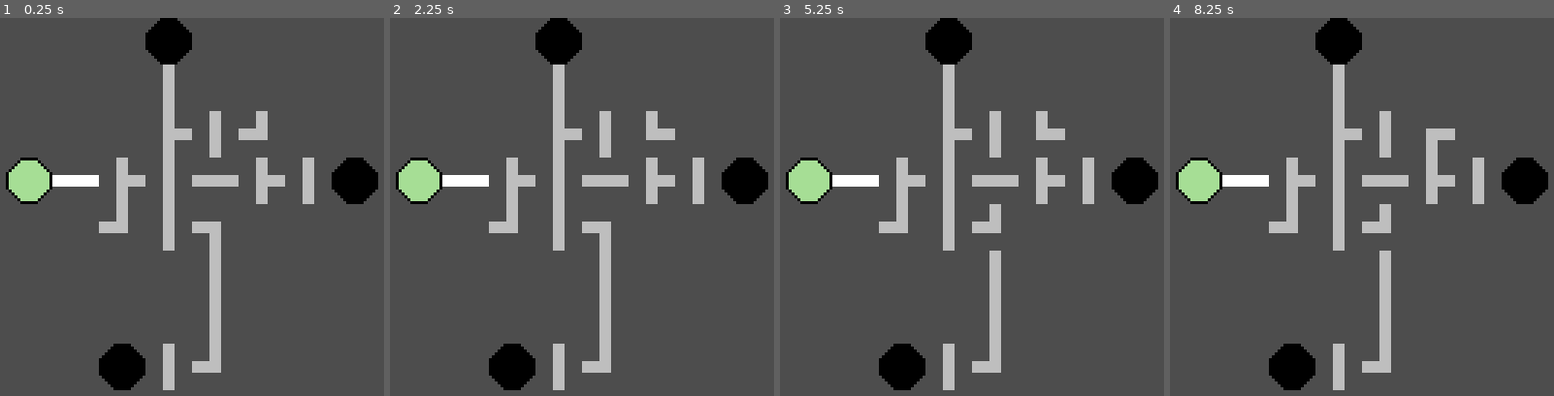
Above: before the commit, frames 1-4 (left to right).
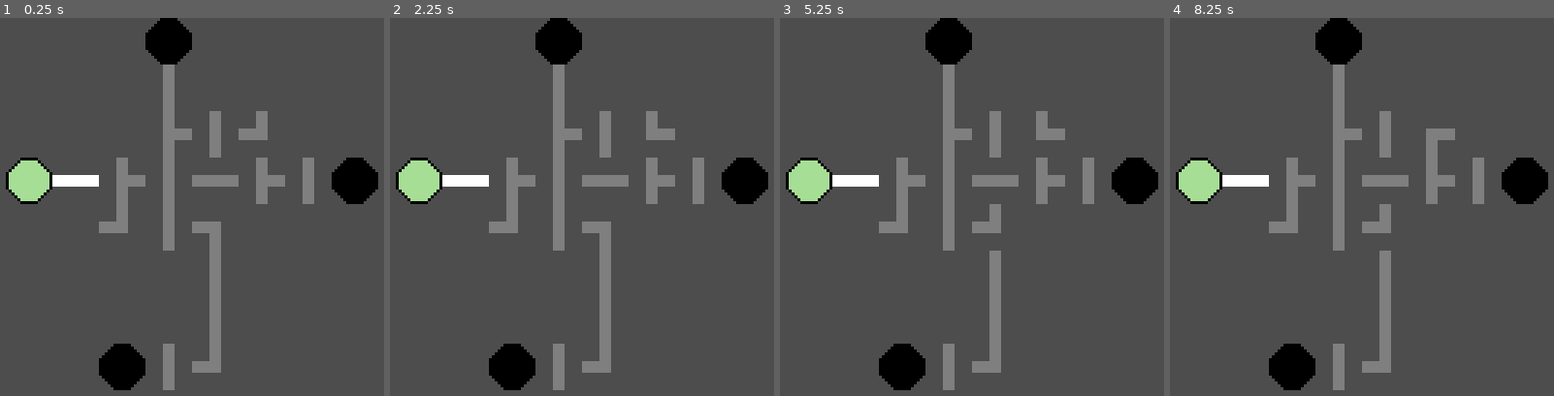
Above: after the commit, the same moments.

Repository: OverloadedOrama/Obsidian
Game: Godot game, scene res://src/network.tscn
Same seed, same stepped clock (60 frames per second), same inputs: the game is played once before the commit and once after it.
Inputs (mouse positions are in pixels of both pictures, inside the frame that each line leads up to):
- Up to frame 1 (0.25 s): no input
- Up to frame 2 (2.25 s): tap Enter at 0.5, 2 s; move the mouse to (724, 207) at 0.52 s; click (724, 207) at 0.67 s; tap Space at 1.25 s; move the mouse to (409, 248) at 1.27 s; click (409, 248) at 1.42 s; move the mouse to (631, 135) at 2.02 s; click (631, 135) at 2.17 s
- Up to frame 3 (5.25 s): tap Space at 2.75, 4.25 s; move the mouse to (910, 312) at 2.77 s; click (910, 312) at 2.92 s; tap Enter at 3.5 s; move the mouse to (outside the picture) at 3.52 s; click (outside the picture) at 3.67 s; move the mouse to (outside the picture) at 4.27 s; click (outside the picture) at 4.42 s; move the mouse to (987, 225) at 5.02 s; click (987, 225) at 5.17 s
- Up to frame 4 (8.25 s): move the mouse to (1227, 123) at 5.77 s; click (1227, 123) at 5.92 s; move the mouse to (1504, 207) at 6.52 s; click (1504, 207) at 6.67 s; move the mouse to (1189, 248) at 7.27 s; click (1189, 248) at 7.42 s; move the mouse to (1411, 135) at 8.02 s; click (1411, 135) at 8.17 s

The runs differ from the first frame. In frame 1, 6.4% of the frame differs, in the area x 25-82%, y 12-99%; in frame 2, 6.4%; in frame 3, 6.4%; in frame 4, 6.4%.

Commit message:
Fix modulation
Detection is still not working properly

Diff:
--- a/src/network.gd
+++ b/src/network.gd
@@ -13,7 +13,7 @@
 				var atlas_coords := tile_map.get_cell_atlas_coords(0, coords)
 				if atlas_coords.y < 1:
 					continue
-				check_if_active(tile_data, coords)
+				check_if_active(tile_data, coords, true)
 
 
 func _input(event: InputEvent) -> void:
@@ -31,11 +31,10 @@
 					alternative_tile = 0
 				tile_map.set_cell(0, coords, 1, atlas_coords, alternative_tile)
 				var new_tile_data := tile_map.get_cell_tile_data(0, coords)
-				check_if_active(new_tile_data, coords)
+				check_if_active(new_tile_data, coords, false)
 
 
-func check_if_active(tile_data: TileData, coords: Vector2i) -> void:
-	#var active := tile_data.get_custom_data("activated") as bool
+func check_if_active(tile_data: TileData, coords: Vector2i, start_of_game: bool) -> void:
 	var look_at_1 := tile_data.get_custom_data("look_at_1") as Vector2i
 	var look_at_2 := tile_data.get_custom_data("look_at_2") as Vector2i
 	var look_at_3 := tile_data.get_custom_data("look_at_3") as Vector2i
@@ -44,21 +43,27 @@
 	var neighbor_2 := tile_map.get_cell_tile_data(0, coords + look_at_2)
 	var neighbor_3 := tile_map.get_cell_tile_data(0, coords + look_at_3)
 	var neighbor_4 := tile_map.get_cell_tile_data(0, coords + look_at_4)
-	var active_neighbor_1 := false
-	if is_instance_valid(neighbor_1):
-		active_neighbor_1 = neighbor_1.get_custom_data("activated")
-	var active_neighbor_2 := false
-	if is_instance_valid(neighbor_2):
-		active_neighbor_2 = neighbor_2.get_custom_data("activated")
-	var active_neighbor_3 := false
-	if is_instance_valid(neighbor_3):
-		active_neighbor_3 = neighbor_3.get_custom_data("activated")
-	var active_neighbor_4 := false
-	if is_instance_valid(neighbor_4):
-		active_neighbor_4 = neighbor_4.get_custom_data("activated")
+	var active_neighbor_1 := get_neighbor_status(neighbor_1, coords + look_at_1, start_of_game)
+	var active_neighbor_2 := get_neighbor_status(neighbor_2, coords + look_at_2, start_of_game)
+	var active_neighbor_3 := get_neighbor_status(neighbor_3, coords + look_at_3, start_of_game)
+	var active_neighbor_4 := get_neighbor_status(neighbor_4, coords + look_at_4, start_of_game)
 	var is_active := active_neighbor_1 or active_neighbor_2 or active_neighbor_3 or active_neighbor_4
-	tile_data.set_custom_data("activated", is_active)
+	var alternative_tile := tile_map.get_cell_alternative_tile(0, coords)
+	var atlas_coords := tile_map.get_cell_atlas_coords(0, coords)
 	if is_active:
-		tile_data.modulate = Color.WHITE
+		atlas_coords.y = 1
+		tile_map.set_cell(0, coords, 1, atlas_coords, alternative_tile)
 	else:
-		tile_data.modulate = Color.GRAY
+		atlas_coords.y = 2
+		tile_map.set_cell(0, coords, 1, atlas_coords, alternative_tile)
+
+
+func get_neighbor_status(neighbor_data: TileData, neighbor_coords: Vector2i, start_of_game: bool) -> bool:
+	if not is_instance_valid(neighbor_data):
+		return false
+	var atlas_coords := tile_map.get_cell_atlas_coords(0, neighbor_coords)
+	if atlas_coords == Vector2i.ZERO or atlas_coords == Vector2i(1, 0):
+		return true
+	if not start_of_game and atlas_coords.y == 1:
+		return true
+	return false
--- a/src/network.tscn
+++ b/src/network.tscn
@@ -6,75 +6,124 @@
 [sub_resource type="TileSetAtlasSource" id="TileSetAtlasSource_ishlx"]
 texture = ExtResource("1_exv7n")
 0:0/0 = 0
-0:0/0/custom_data_0 = true
 1:0/0 = 0
-1:0/0/custom_data_0 = true
 2:0/0 = 0
 0:1/next_alternative_id = 6
 0:1/0 = 0
-0:1/0/custom_data_1 = Vector2i(-1, 0)
-0:1/0/custom_data_2 = Vector2i(1, 0)
+0:1/0/custom_data_0 = Vector2i(-1, 0)
+0:1/0/custom_data_1 = Vector2i(1, 0)
 0:1/1 = 1
 0:1/1/transpose = true
-0:1/1/custom_data_1 = Vector2i(0, -1)
-0:1/1/custom_data_2 = Vector2i(0, 1)
+0:1/1/custom_data_0 = Vector2i(0, -1)
+0:1/1/custom_data_1 = Vector2i(0, 1)
 0:1/2 = 2
-0:1/2/custom_data_1 = Vector2i(-1, 0)
-0:1/2/custom_data_2 = Vector2i(1, 0)
+0:1/2/custom_data_0 = Vector2i(-1, 0)
+0:1/2/custom_data_1 = Vector2i(1, 0)
 0:1/3 = 3
 0:1/3/transpose = true
-0:1/3/custom_data_1 = Vector2i(0, -1)
-0:1/3/custom_data_2 = Vector2i(0, 1)
+0:1/3/custom_data_0 = Vector2i(0, -1)
+0:1/3/custom_data_1 = Vector2i(0, 1)
 1:1/next_alternative_id = 5
 1:1/0 = 0
-1:1/0/custom_data_1 = Vector2i(-1, 0)
-1:1/0/custom_data_2 = Vector2i(0, -1)
+1:1/0/custom_data_0 = Vector2i(-1, 0)
+1:1/0/custom_data_1 = Vector2i(0, -1)
 1:1/1 = 1
 1:1/1/flip_h = true
-1:1/1/custom_data_1 = Vector2i(0, -1)
-1:1/1/custom_data_2 = Vector2i(1, 0)
+1:1/1/custom_data_0 = Vector2i(0, -1)
+1:1/1/custom_data_1 = Vector2i(1, 0)
 1:1/2 = 2
 1:1/2/flip_h = true
 1:1/2/flip_v = true
-1:1/2/custom_data_1 = Vector2i(1, 0)
-1:1/2/custom_data_2 = Vector2i(0, 1)
+1:1/2/custom_data_0 = Vector2i(1, 0)
+1:1/2/custom_data_1 = Vector2i(0, 1)
 1:1/3 = 3
 1:1/3/flip_v = true
-1:1/3/custom_data_1 = Vector2i(0, 1)
-1:1/3/custom_data_2 = Vector2i(-1, 0)
+1:1/3/custom_data_0 = Vector2i(0, 1)
+1:1/3/custom_data_1 = Vector2i(-1, 0)
 2:1/next_alternative_id = 5
 2:1/0 = 0
-2:1/0/custom_data_1 = Vector2i(-1, 0)
-2:1/0/custom_data_2 = Vector2i(0, -1)
-2:1/0/custom_data_3 = Vector2i(1, 0)
+2:1/0/custom_data_0 = Vector2i(-1, 0)
+2:1/0/custom_data_1 = Vector2i(0, -1)
+2:1/0/custom_data_2 = Vector2i(1, 0)
 2:1/1 = 1
 2:1/1/flip_h = true
 2:1/1/transpose = true
-2:1/1/custom_data_1 = Vector2i(0, -1)
-2:1/1/custom_data_2 = Vector2i(1, 0)
-2:1/1/custom_data_3 = Vector2i(0, 1)
+2:1/1/custom_data_0 = Vector2i(0, -1)
+2:1/1/custom_data_1 = Vector2i(1, 0)
+2:1/1/custom_data_2 = Vector2i(0, 1)
 2:1/2 = 2
 2:1/2/flip_v = true
-2:1/2/custom_data_1 = Vector2i(-1, 0)
-2:1/2/custom_data_2 = Vector2i(1, 0)
-2:1/2/custom_data_3 = Vector2i(0, 1)
+2:1/2/custom_data_0 = Vector2i(-1, 0)
+2:1/2/custom_data_1 = Vector2i(1, 0)
+2:1/2/custom_data_2 = Vector2i(0, 1)
 2:1/3 = 3
 2:1/3/transpose = true
-2:1/3/custom_data_1 = Vector2i(-1, 0)
-2:1/3/custom_data_2 = Vector2i(0, -1)
-2:1/3/custom_data_3 = Vector2i(0, 1)
+2:1/3/custom_data_0 = Vector2i(-1, 0)
+2:1/3/custom_data_1 = Vector2i(0, -1)
+2:1/3/custom_data_2 = Vector2i(0, 1)
+0:2/next_alternative_id = 4
+0:2/0 = 0
+0:2/0/custom_data_0 = Vector2i(-1, 0)
+0:2/0/custom_data_1 = Vector2i(1, 0)
+0:2/1 = 1
+0:2/1/transpose = true
+0:2/1/custom_data_0 = Vector2i(0, -1)
+0:2/1/custom_data_1 = Vector2i(0, 1)
+0:2/2 = 2
+0:2/2/custom_data_0 = Vector2i(-1, 0)
+0:2/2/custom_data_1 = Vector2i(1, 0)
+0:2/3 = 3
+0:2/3/transpose = true
+0:2/3/custom_data_0 = Vector2i(0, -1)
+0:2/3/custom_data_1 = Vector2i(0, 1)
+1:2/next_alternative_id = 4
+1:2/0 = 0
+1:2/0/custom_data_0 = Vector2i(-1, 0)
+1:2/0/custom_data_1 = Vector2i(0, -1)
+1:2/1 = 1
+1:2/1/flip_h = true
+1:2/1/custom_data_0 = Vector2i(0, -1)
+1:2/1/custom_data_1 = Vector2i(1, 0)
+1:2/2 = 2
+1:2/2/flip_h = true
+1:2/2/flip_v = true
+1:2/2/custom_data_0 = Vector2i(1, 0)
+1:2/2/custom_data_1 = Vector2i(0, 1)
+1:2/3 = 3
+1:2/3/flip_v = true
+1:2/3/custom_data_0 = Vector2i(0, 1)
+1:2/3/custom_data_1 = Vector2i(-1, 0)
+2:2/next_alternative_id = 4
+2:2/0 = 0
+2:2/0/custom_data_0 = Vector2i(-1, 0)
+2:2/0/custom_data_1 = Vector2i(0, -1)
+2:2/0/custom_data_2 = Vector2i(1, 0)
+2:2/1 = 1
+2:2/1/flip_h = true
+2:2/1/transpose = true
+2:2/1/custom_data_0 = Vector2i(0, -1)
+2:2/1/custom_data_1 = Vector2i(1, 0)
+2:2/1/custom_data_2 = Vector2i(0, 1)
+2:2/2 = 2
+2:2/2/flip_v = true
+2:2/2/custom_data_0 = Vector2i(-1, 0)
+2:2/2/custom_data_1 = Vector2i(1, 0)
+2:2/2/custom_data_2 = Vector2i(0, 1)
+2:2/3 = 3
+2:2/3/transpose = true
+2:2/3/custom_data_0 = Vector2i(-1, 0)
+2:2/3/custom_data_1 = Vector2i(0, -1)
+2:2/3/custom_data_2 = Vector2i(0, 1)
 
 [sub_resource type="TileSet" id="TileSet_phwwa"]
-custom_data_layer_0/name = "activated"
-custom_data_layer_0/type = 1
-custom_data_layer_1/name = "look_at_1"
+custom_data_layer_0/name = "look_at_1"
+custom_data_layer_0/type = 6
+custom_data_layer_1/name = "look_at_2"
 custom_data_layer_1/type = 6
-custom_data_layer_2/name = "look_at_2"
+custom_data_layer_2/name = "look_at_3"
 custom_data_layer_2/type = 6
-custom_data_layer_3/name = "look_at_3"
+custom_data_layer_3/name = "look_at_4"
 custom_data_layer_3/type = 6
-custom_data_layer_4/name = "look_at_4"
-custom_data_layer_4/type = 6
 sources/1 = SubResource("TileSetAtlasSource_ishlx")
 
 [node name="Network" type="Node2D"]
@@ -87,5 +136,3 @@
 tile_set = SubResource("TileSet_phwwa")
 format = 2
 layer_0/tile_data = PackedInt32Array(196614, 1, 196609, 196611, 1, 196609, 262147, 1, 196609, 327684, 1, 196609, 458755 …(311 unchanged characters)…
-
-[node name="CanvasGroup" type="CanvasGroup" parent="."]
Binary file changed: assets/tileset.png
